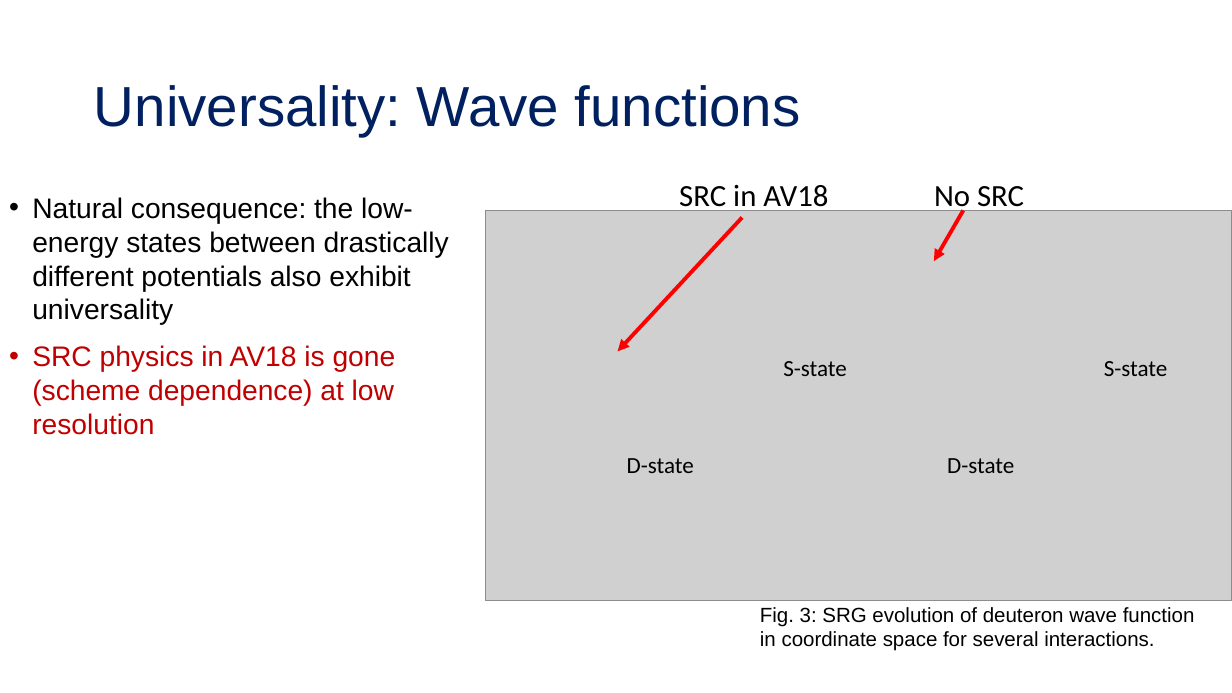
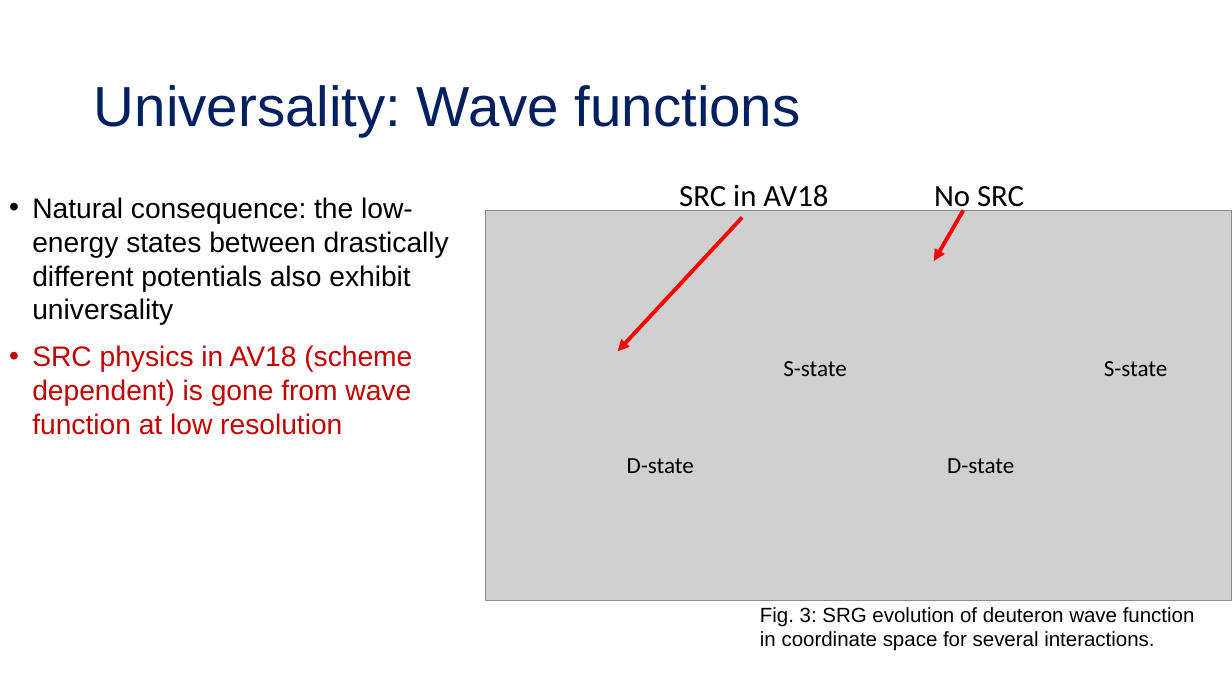
Before and after one commit to tropiano4/tropiano-srg, a slide deck: slide 14 of Presentations/NUCLEI_June2020/tropiano_nuclei_2020.pptx. Drawn at 1232x693 pixels with LibreOffice and Linux fonts; fonts in the diff are those of the drawing; grey boxes stand for pictures. Boxes give left, top, right and bottom in pixels: in the first picture for what was removed or moved away, otherwise in the second. Text is boxed around its words. In the diff, an @@ line names an element or a change of style, - is before the commit and + after.

```diff
--- a/Presentations/NUCLEI_June2020/tropiano_nuclei_2020.pptx
+++ b/Presentations/NUCLEI_June2020/tropiano_nuclei_2020.pptx
@@ text at [32, 345, 412, 435]: text changed @@
-• SRC physics in AV18 is gone (scheme dependence) at low resolution
+• SRC physics in AV18 (scheme dependent) is gone from wave function at low resolution
```
Also in this commit, not shown: 1 other slide changed, 1 slide added.
